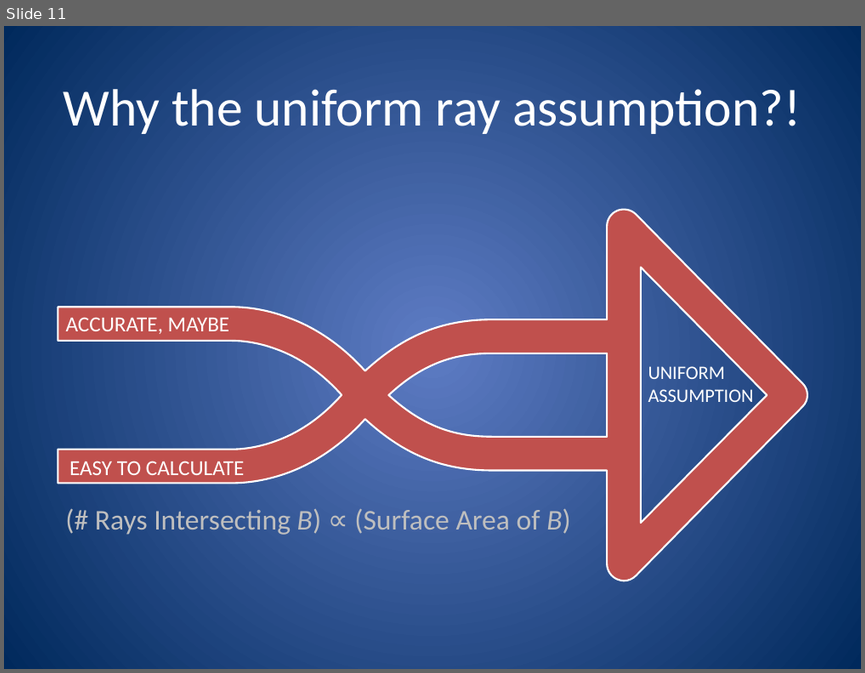
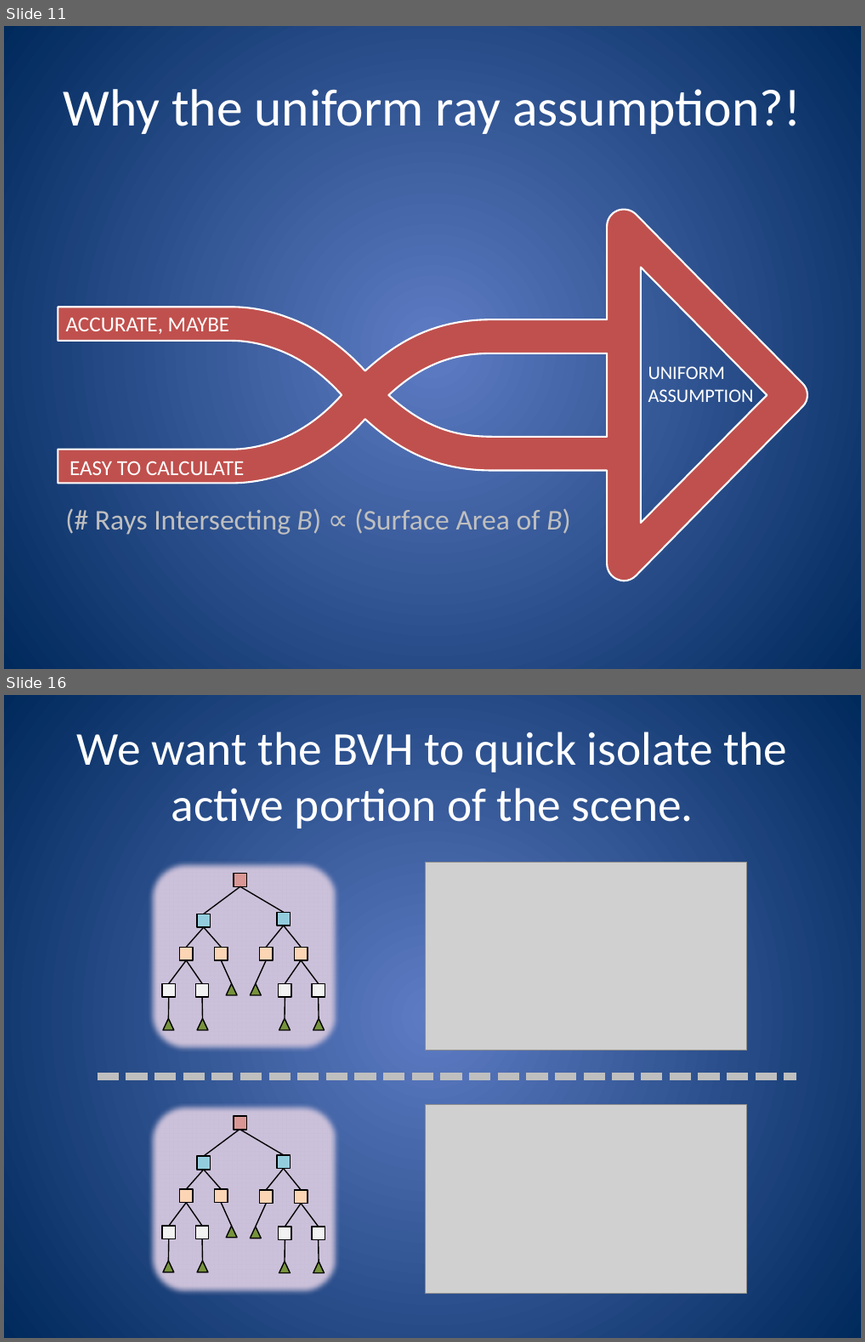
Before and after one commit to nfeltman/RayView, a slide deck: final/FinalPresentation.pptx. Shown one above the other, each under a label of ours: slide 11 before the commit, slides 11 and 16 after it; the slides between them are not shown. The pictures are 865x673 and 865x1342 pixels, drawn with LibreOffice and Linux fonts; fonts in the diff are those of the drawing; grey boxes stand for pictures. Boxes give left, top, right and bottom in pixels: in the first picture for what was removed or moved away, otherwise in the second. Text is boxed around its words. In the diff, an @@ line names an element or a change of style, - is before the commit and + after.

```diff
--- a/final/FinalPresentation.pptx
+++ b/final/FinalPresentation.pptx
@@ slide 16 added at bbox=[4, 695, 861, 1338], background gradient #5E7CC5 to #00295C @@
@@ title added at bbox=[77, 732, 787, 828], 39.6 pt, text #FFFFFF @@
+We want the BVH to quick isolate the active portion of the scene.
@@ picture added at bbox=[426, 862, 747, 1050] @@
@@ group added at bbox=[148, 861, 340, 1052]: 16 lines, 11 rectangles, 6 triangles, 1 rounded rectangle @@
@@ line added from (98, 1077) to (796, 1077), #BFBFBF 6 pt dashed @@
@@ picture added at bbox=[426, 1105, 747, 1293] @@
@@ group added at bbox=[148, 1103, 340, 1295]: 16 lines, 11 rectangles, 6 triangles, 1 rounded rectangle @@
```
Also in this commit, not shown: 1 slide changed, 11 other slides added, 4 slides removed, 1 other file.
